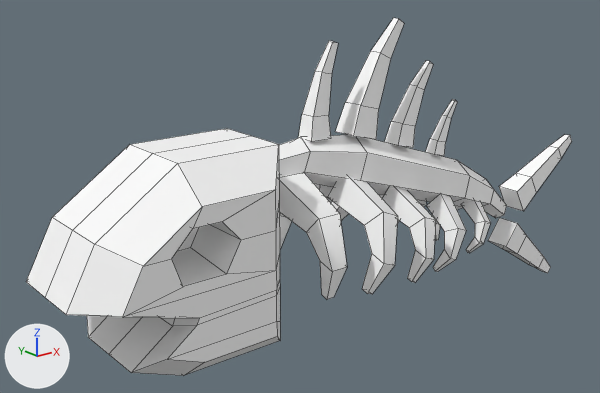
Renders of the FBX model LittleBigBoy/Assets/Models/Skeleton/Skeleton.fbx from each side of a commit.
Rendered twice from a 50 mm lens placed at (-1.251, -4.72, 1.617), pointed at (0.073, -3.065, 0.955). Every picture has the same lights, and +X, +Y and +Z are marked at lower left. Mesh edges are drawn as thin lines. Where no turn or scale is listed for an object, it has been applied to the vertices.

In view in the first picture: 'skeleton'.
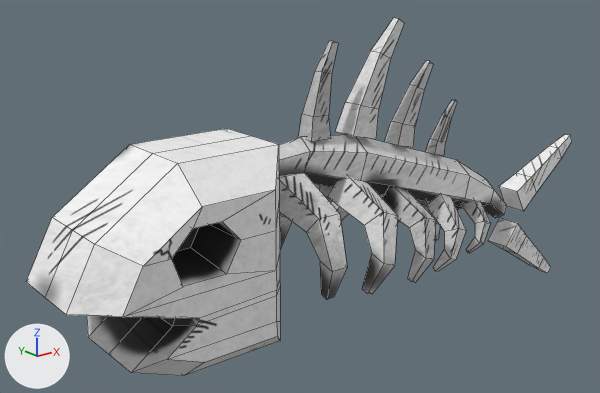
Changed parts and their boxes (x1, y1, x2, y2) in the pictures (600 x 393 px):
'skeleton', surface changed (white to grey): (26, 18, 570, 373) in both
part 1 of me_mesh, surface changed (white to grey): (26, 18, 572, 376) in both

What the commit changed:
Picture 'Skeleton_A.png' (img_skeleton_a_png) is new.
In material 'skeleton_mat' (mat_skeleton_mat), base_color is no longer (1.0, 1.0, 1.0), white #ffffff.
In material 'skeleton_mat' (mat_skeleton_mat), texture is now set to img_skeleton_a_png, with its transparency.
me_mesh has 388 vertices, 358 faces and spans x -0.52..1.26, y -0.21..0.25, z -0.16..0.72.
me_mesh is used by ob_skeleton; location (-0.163, -3.182, 0.694).
me_mesh part 1: texture (UV) coordinates of 358 of 358 faces, centred in x -0.49..1.25, y -0.19..0.23, z -0.15..0.71, changed; they spanned u 0.0..1.0, v 0.0..1.0 and now span u 0.0..0.98, v 0.0..1.0.
